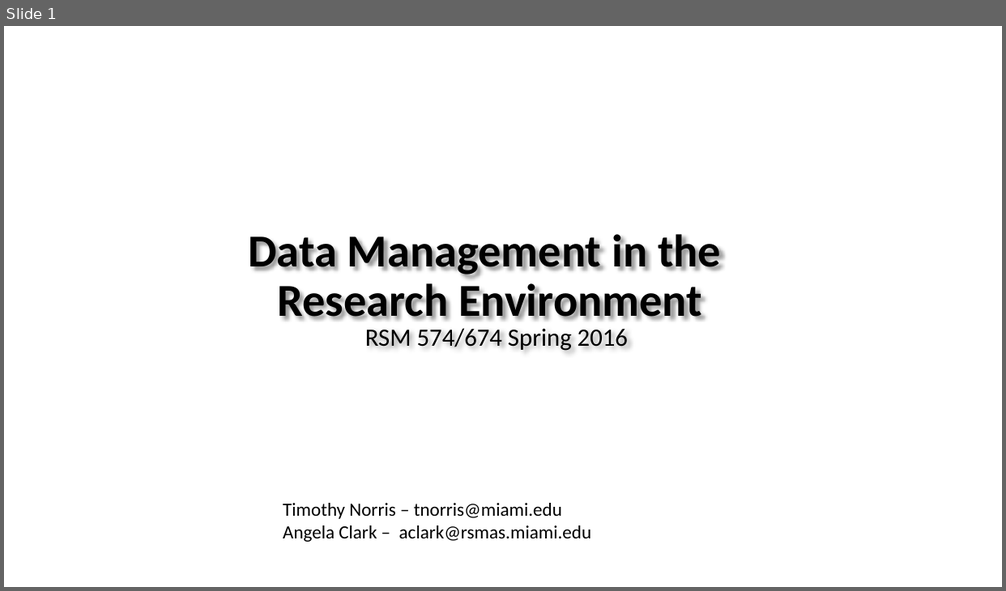
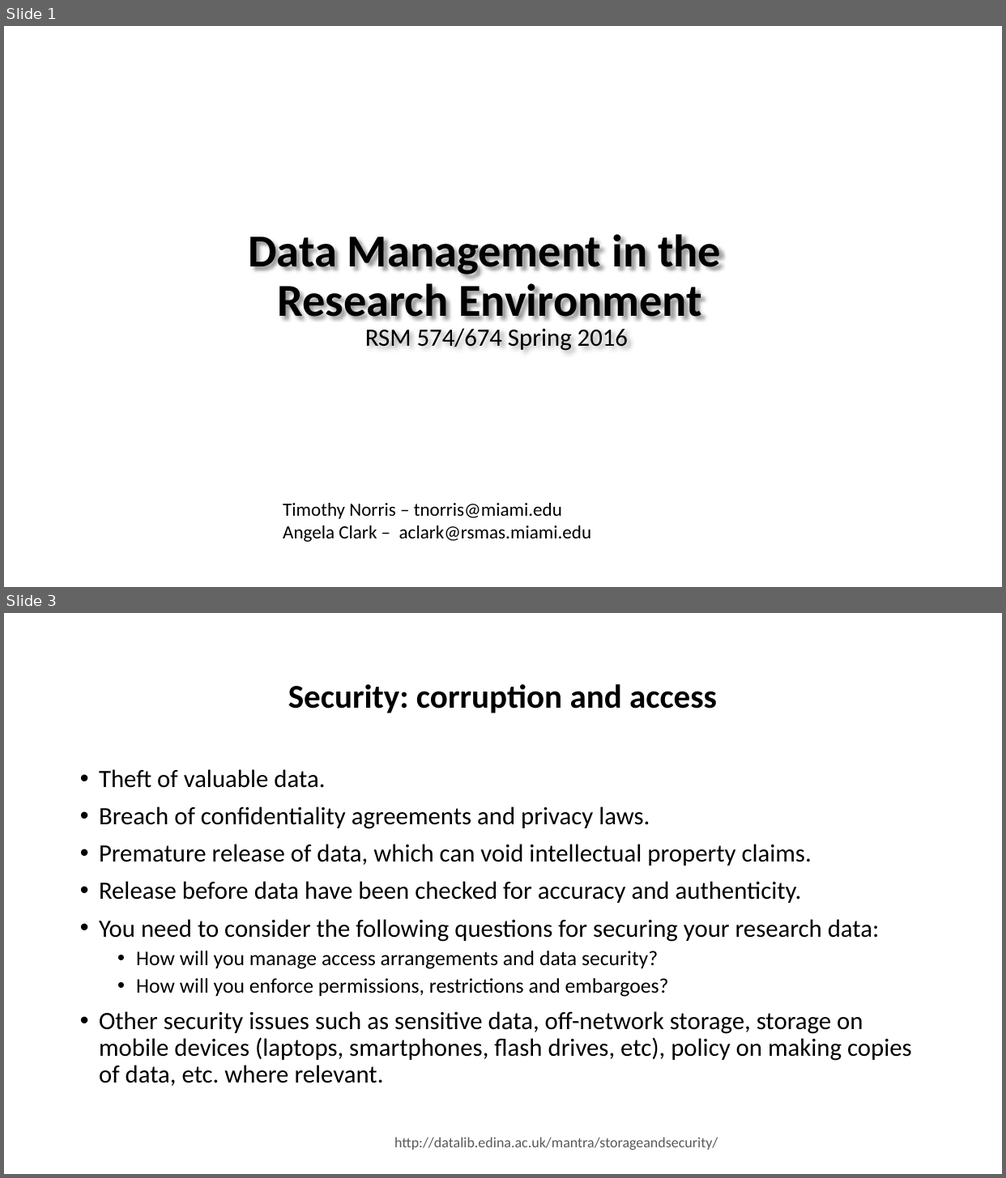
Before and after one commit to tibbben/teaching.data.literacy, a slide deck: UM_DataManagementClass/Lessons/05/05_SecondMeeting.pptx. Shown one above the other, each under a label of ours: slide 1 before the commit, slides 1 and 3 after it; the slides between them are not shown. The pictures are 1006x591 and 1006x1178 pixels, drawn with LibreOffice and Linux fonts; fonts in the diff are those of the drawing; background and template pictures are left out. Boxes give left, top, right and bottom in pixels: in the first picture for what was removed or moved away, otherwise in the second. Text is boxed around its words. In the diff, an @@ line names an element or a change of style, - is before the commit and + after.

```diff
--- a/UM_DataManagementClass/Lessons/05/05_SecondMeeting.pptx
+++ b/UM_DataManagementClass/Lessons/05/05_SecondMeeting.pptx
@@ slide 3 added at (x1=4, y1=613, x2=1002, y2=1174), background #FFFFFF @@
@@ title added at (x1=288, y1=684, x2=717, y2=713), 32 pt, text #000000, bold @@
+Security: corruption and access
@@ text added at (x1=99, y1=769, x2=912, y2=1086), 24 pt, text #000000 @@
+• Theft of valuable data.
+• Breach of confidentiality agreements and privacy laws.
+• Premature release of data, which can void intellectual property claims.
+• Release before data have been checked for accuracy and authenticity.
+• You need to consider the following questions for securing your research data:
+  • How will you manage access arrangements and data security?
+  • How will you enforce permissions, restrictions and embargoes?
+• Other security issues such as sensitive data, off-network storage, storage on mobile devices (laptops, smartphones, flash drives, etc), policy on making copies of data, etc. where relevant.
@@ text added at (x1=394, y1=1137, x2=718, y2=1150), 14 pt, text #595959 @@
+http://datalib.edina.ac.uk/mantra/storageandsecurity/
```
Also in this commit, not shown: 2 slides changed, 26 other slides added, 2 other files.
